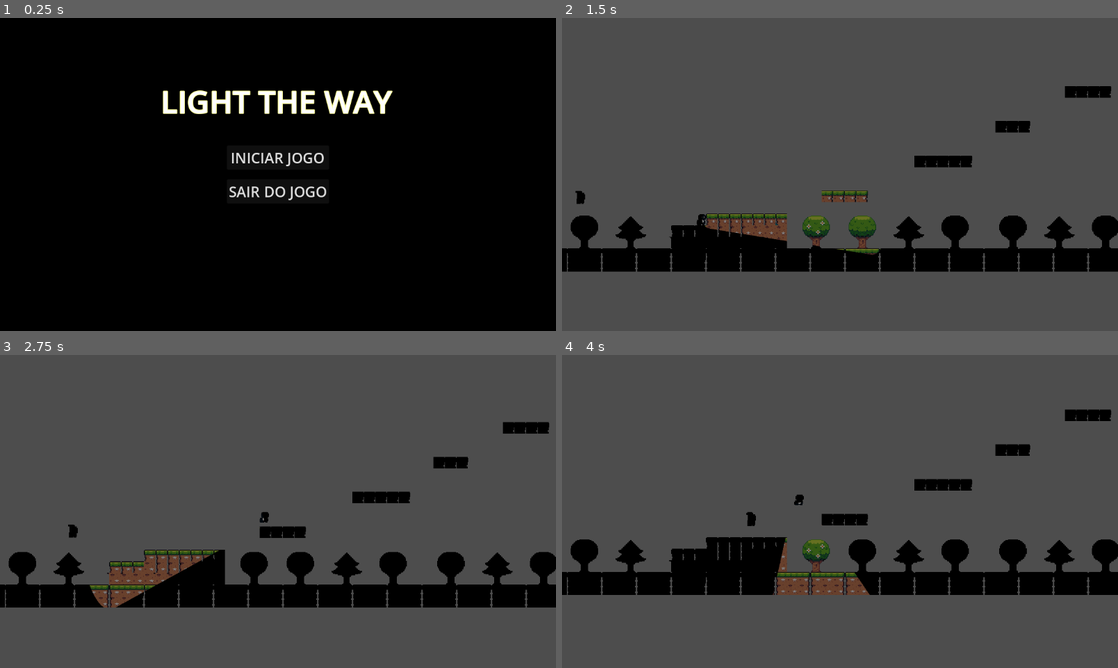
Above: before the commit, frames 1-4 (two rows, left to right).
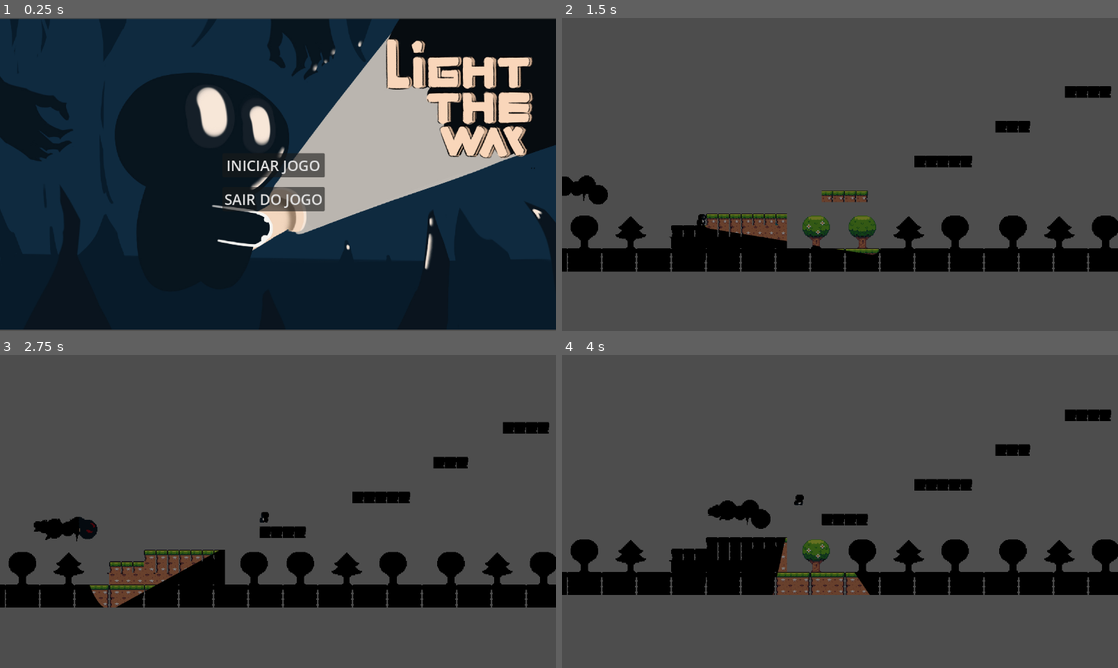
Above: after the commit, the same moments.

Repository: Jeferson7770/Jogo-Ebac
Game: Godot game, scene res://Cenas/control.tscn
The game is run twice, just before and just after one commit, with the same random seed, the same clock (stepped at 60 frames per second) and the same inputs. The engine's default icon, where the game draws it, is replaced by a stand-in: a white triangle on a blue panel in a dark square.
Inputs (mouse positions are in pixels of both pictures, inside the frame that each line leads up to):
- Up to frame 1 (0.25 s): no input
- Up to frame 2 (1.5 s): click "INICIAR JOGO" at 0.5 s; tap Enter (ui_accept) at 1.25 s; move the mouse to (962, 158) at 1.27 s; hold Right (ui_right) from 1.28 s (still down)
- Up to frame 3 (2.75 s): keep holding Right (ui_right); tap Enter (ui_accept) at 1.52, 2.27 s; move the mouse to (166, 527) at 2.02 s
- Up to frame 4 (4 s): move the mouse to (895, 442) at 2.77 s; release Right (ui_right) at 2.78 s; hold Left (ui_left) 2.78-3.53 s; move the mouse to (812, 574) at 3.52 s; hold Right (ui_right) from 3.53 s (still down); tap Enter (ui_accept) at 3.77 s

The runs differ from the first frame. In frame 1, 93% of the frame differs, in the area x 0-100%, y 0-100%; in frame 2, 0.5%; in frame 3, 0.6%; in frame 4, 0.6%.

Commit message:
Enemy test
Corrigido bug de matar o player
Adicionados sprites para os dois inimigos
Iniciados testes de jogabilidade

Diff:
--- a/Cenas/control.tscn
+++ b/Cenas/control.tscn
@@ -1,6 +1,7 @@
-[gd_scene load_steps=3 format=3 uid="uid://e86lmo70nfay"]
+[gd_scene load_steps=4 format=3 uid="uid://e86lmo70nfay"]
 
 [ext_resource type="Script" uid="uid://kllfyyxrrjly" path="res://Scripts/Controlers/control.gd" id="1_crttf"]
+[ext_resource type="Texture2D" uid="uid://d1s7as1giyoeu" path="res://Assets/Gus Assets/capa_copiar.jpg" id="2_crttf"]
 
 [sub_resource type="LabelSettings" id="LabelSettings_62e2m"]
 font_size = 64
@@ -17,6 +18,7 @@
 script = ExtResource("1_crttf")
 
 [node name="ColorRect" type="ColorRect" parent="."]
+visible = false
 layout_mode = 1
 anchors_preset = 15
 anchor_right = 1.0
@@ -26,6 +28,7 @@
 color = Color(0, 0, 0, 1)
 
 [node name="Label" type="Label" parent="."]
+visible = false
 layout_mode = 1
 anchors_preset = 5
 anchor_left = 0.5
@@ -47,10 +50,10 @@
 anchor_top = 0.5
 anchor_right = 0.5
 anchor_bottom = 0.5
-offset_left = -20.0
-offset_top = -20.0
-offset_right = 20.0
-offset_bottom = 20.0
+offset_left = -115.0
+offset_top = -44.0
+offset_right = 97.0
+offset_bottom = 76.0
 grow_horizontal = 2
 grow_vertical = 2
 theme_override_constants/separation = 20
@@ -65,5 +68,11 @@
 theme_override_font_sizes/font_size = 30
 text = "SAIR DO JOGO"
 
+[node name="Sprite2D" type="Sprite2D" parent="."]
+z_index = -1
+position = Vector2(576, 323.5)
+scale = Vector2(0.6, 0.59537)
+texture = ExtResource("2_crttf")
+
 [connection signal="pressed" from="VBoxContainer/Start" to="." method="_on_start_pressed"]
 [connection signal="pressed" from="VBoxContainer/Exit" to="." method="_on_exit_pressed"]
--- a/Prefabs/Actors/enemy.tscn
+++ b/Prefabs/Actors/enemy.tscn
@@ -1,69 +1,67 @@
-[gd_scene load_steps=21 format=3 uid="uid://y23bojg81drf"]
+[gd_scene load_steps=18 format=3 uid="uid://y23bojg81drf"]
 
 [ext_resource type="Script" uid="uid://c7mlp1dp4x2jp" path="res://Scripts/enemy.gd" id="1_qi2p4"]
-[ext_resource type="Texture2D" uid="uid://djjblc7t784cy" path="res://Assets/Assets_andre/Brachys Assets/brackeys_platformer_assets/sprites/knight.png" id="2_qa73o"]
+[ext_resource type="Texture2D" uid="uid://cvneut44m23dq" path="res://Assets/Enemies/Enemy01.png" id="2_qa73o"]
 
-[sub_resource type="CircleShape2D" id="CircleShape2D_qa73o"]
-radius = 9.21954
-
-[sub_resource type="AtlasTexture" id="AtlasTexture_dgb40"]
-atlas = ExtResource("2_qa73o")
-region = Rect2(0, 0, 32, 32)
+[sub_resource type="CapsuleShape2D" id="CapsuleShape2D_dgb40"]
+radius = 15.998
+height = 97.9879
 
 [sub_resource type="AtlasTexture" id="AtlasTexture_rs2v7"]
 atlas = ExtResource("2_qa73o")
-region = Rect2(32, 0, 32, 32)
+region = Rect2(0, 0, 144, 96)
 
 [sub_resource type="AtlasTexture" id="AtlasTexture_rbjol"]
 atlas = ExtResource("2_qa73o")
-region = Rect2(64, 0, 32, 32)
+region = Rect2(144, 0, 144, 96)
 
 [sub_resource type="AtlasTexture" id="AtlasTexture_1l58u"]
 atlas = ExtResource("2_qa73o")
-region = Rect2(96, 0, 32, 32)
+region = Rect2(288, 0, 144, 96)
 
-[sub_resource type="AtlasTexture" id="AtlasTexture_n0g06"]
-region = Rect2(0, 0, 64, 32)
+[sub_resource type="AtlasTexture" id="AtlasTexture_vkjg7"]
+atlas = ExtResource("2_qa73o")
+region = Rect2(432, 0, 144, 96)
 
-[sub_resource type="AtlasTexture" id="AtlasTexture_ar8e5"]
-region = Rect2(64, 0, 64, 32)
+[sub_resource type="AtlasTexture" id="AtlasTexture_0eaph"]
+atlas = ExtResource("2_qa73o")
+region = Rect2(576, 0, 144, 96)
 
-[sub_resource type="AtlasTexture" id="AtlasTexture_doop2"]
-region = Rect2(128, 0, 64, 32)
+[sub_resource type="AtlasTexture" id="AtlasTexture_v5oti"]
+atlas = ExtResource("2_qa73o")
+region = Rect2(720, 0, 144, 96)
 
-[sub_resource type="AtlasTexture" id="AtlasTexture_5hcft"]
-region = Rect2(192, 0, 64, 32)
+[sub_resource type="AtlasTexture" id="AtlasTexture_6qxyk"]
+atlas = ExtResource("2_qa73o")
+region = Rect2(864, 0, 144, 96)
 
-[sub_resource type="AtlasTexture" id="AtlasTexture_nnovl"]
-region = Rect2(256, 0, 64, 32)
+[sub_resource type="AtlasTexture" id="AtlasTexture_qs7p4"]
+atlas = ExtResource("2_qa73o")
+region = Rect2(1008, 0, 144, 96)
 
-[sub_resource type="AtlasTexture" id="AtlasTexture_jmwgi"]
-region = Rect2(320, 0, 64, 32)
+[sub_resource type="AtlasTexture" id="AtlasTexture_rtmtk"]
+atlas = ExtResource("2_qa73o")
+region = Rect2(1152, 0, 144, 96)
 
-[sub_resource type="AtlasTexture" id="AtlasTexture_g2u8i"]
-region = Rect2(384, 0, 64, 32)
+[sub_resource type="AtlasTexture" id="AtlasTexture_luhcj"]
+atlas = ExtResource("2_qa73o")
+region = Rect2(1296, 0, 144, 96)
 
-[sub_resource type="AtlasTexture" id="AtlasTexture_otto8"]
-region = Rect2(448, 0, 64, 32)
+[sub_resource type="AtlasTexture" id="AtlasTexture_85g53"]
+atlas = ExtResource("2_qa73o")
+region = Rect2(1440, 0, 144, 96)
 
-[sub_resource type="AtlasTexture" id="AtlasTexture_8q82m"]
-region = Rect2(512, 0, 64, 32)
+[sub_resource type="AtlasTexture" id="AtlasTexture_o3nsx"]
+atlas = ExtResource("2_qa73o")
+region = Rect2(1584, 0, 144, 96)
 
-[sub_resource type="AtlasTexture" id="AtlasTexture_epc7x"]
-region = Rect2(576, 0, 64, 32)
-
-[sub_resource type="AtlasTexture" id="AtlasTexture_o7rgc"]
-region = Rect2(640, 0, 64, 32)
-
-[sub_resource type="AtlasTexture" id="AtlasTexture_kdav3"]
-region = Rect2(704, 0, 64, 32)
+[sub_resource type="AtlasTexture" id="AtlasTexture_84em2"]
+atlas = ExtResource("2_qa73o")
+region = Rect2(1728, 0, 144, 96)
 
 [sub_resource type="SpriteFrames" id="SpriteFrames_jpbtr"]
 animations = [{
 "frames": [{
-"duration": 1.0,
-"texture": SubResource("AtlasTexture_dgb40")
-}, {
 "duration": 1.0,
 "texture": SubResource("AtlasTexture_rs2v7")
 }, {
@@ -72,48 +70,42 @@
 }, {
 "duration": 1.0,
 "texture": SubResource("AtlasTexture_1l58u")
+}, {
+"duration": 1.0,
+"texture": SubResource("AtlasTexture_vkjg7")
+}, {
+"duration": 1.0,
+"texture": SubResource("AtlasTexture_0eaph")
+}, {
+"duration": 1.0,
+"texture": SubResource("AtlasTexture_v5oti")
+}, {
+"duration": 1.0,
+"texture": SubResource("AtlasTexture_6qxyk")
+}, {
+"duration": 1.0,
+"texture": SubResource("AtlasTexture_qs7p4")
+}, {
+"duration": 1.0,
+"texture": SubResource("AtlasTexture_rtmtk")
+}, {
+"duration": 1.0,
+"texture": SubResource("AtlasTexture_luhcj")
+}, {
+"duration": 1.0,
+"texture": SubResource("AtlasTexture_85g53")
+}, {
+"duration": 1.0,
+"texture": SubResource("AtlasTexture_o3nsx")
+}, {
+"duration": 1.0,
+"texture": SubResource("AtlasTexture_84em2")
 }],
 "loop": true,
 "name": &"idle",
 "speed": 6.0
 }, {
-"frames": [{
-"duration": 1.0,
-"texture": SubResource("AtlasTexture_n0g06")
-}, {
-"duration": 1.0,
-"texture": SubResource("AtlasTexture_ar8e5")
-}, {
-"duration": 1.0,
-"texture": SubResource("AtlasTexture_doop2")
-}, {
-"duration": 1.0,
-"texture": SubResource("AtlasTexture_5hcft")
-}, {
-"duration": 1.0,
-"texture": SubResource("AtlasTexture_nnovl")
-}, {
-"duration": 1.0,
-"texture": SubResource("AtlasTexture_jmwgi")
-}, {
-"duration": 1.0,
-"texture": SubResource("AtlasTexture_g2u8i")
-}, {
-"duration": 1.0,
-"texture": SubResource("AtlasTexture_otto8")
-}, {
-"duration": 1.0,
-"texture": SubResource("AtlasTexture_8q82m")
-}, {
-"duration": 1.0,
-"texture": SubResource("AtlasTexture_epc7x")
-}, {
-"duration": 1.0,
-"texture": SubResource("AtlasTexture_o7rgc")
-}, {
-"duration": 1.0,
-"texture": SubResource("AtlasTexture_kdav3")
-}],
+"frames": [],
 "loop": true,
 "name": &"run",
 "speed": 8.0
@@ -125,11 +117,11 @@
 script = ExtResource("1_qi2p4")
 
 [node name="CollisionShape2D" type="CollisionShape2D" parent="." groups=["Enemy"]]
-position = Vector2(3, 4)
-shape = SubResource("CircleShape2D_qa73o")
+rotation = 1.5708
+shape = SubResource("CapsuleShape2D_dgb40")
 
 [node name="AnimatedSprite2D" type="AnimatedSprite2D" parent="."]
-position = Vector2(4, -1)
+position = Vector2(-15, 8)
 sprite_frames = SubResource("SpriteFrames_jpbtr")
 animation = &"idle"
 autoplay = "idle"
@@ -139,5 +131,6 @@
 [node name="Gun" type="Node2D" parent="."]
 
 [node name="Wall_detector" type="RayCast2D" parent="."]
-position = Vector2(4, -3)
+z_index = 2
+position = Vector2(37, -13)
 target_position = Vector2(12, 2)
--- /dev/null
+++ b/Prefabs/Actors/enemy02.tscn
@@ -0,0 +1,122 @@
+[gd_scene load_steps=17 format=3 uid="uid://dytolgulx5u7e"]
+
+[ext_resource type="Script" uid="uid://c7mlp1dp4x2jp" path="res://Scripts/enemy.gd" id="1_ngbna"]
+[ext_resource type="Texture2D" uid="uid://dn5hbx6tqmbd1" path="res://Assets/Enemies/Enemy02_Idle.png" id="2_08ri4"]
+[ext_resource type="Texture2D" uid="uid://y0h33ybvjvlq" path="res://Assets/Enemies/Enemy02_Chasing.png" id="3_mxyi1"]
+
+[sub_resource type="CapsuleShape2D" id="CapsuleShape2D_b6vxp"]
+radius = 9.0
+height = 56.0
+
+[sub_resource type="AtlasTexture" id="AtlasTexture_2wdfm"]
+atlas = ExtResource("2_08ri4")
+region = Rect2(0, 0, 144, 96)
+
+[sub_resource type="AtlasTexture" id="AtlasTexture_tbyhy"]
+atlas = ExtResource("2_08ri4")
+region = Rect2(144, 0, 144, 96)
+
+[sub_resource type="AtlasTexture" id="AtlasTexture_7qpmt"]
+atlas = ExtResource("2_08ri4")
+region = Rect2(288, 0, 144, 96)
+
+[sub_resource type="AtlasTexture" id="AtlasTexture_n3oog"]
+atlas = ExtResource("2_08ri4")
+region = Rect2(432, 0, 144, 96)
+
+[sub_resource type="AtlasTexture" id="AtlasTexture_8qhm3"]
+atlas = ExtResource("2_08ri4")
+region = Rect2(576, 0, 144, 96)
+
+[sub_resource type="AtlasTexture" id="AtlasTexture_1ss2q"]
+atlas = ExtResource("3_mxyi1")
+region = Rect2(0, 0, 32, 32)
+
+[sub_resource type="AtlasTexture" id="AtlasTexture_eg2ia"]
+atlas = ExtResource("3_mxyi1")
+region = Rect2(32, 0, 32, 32)
+
+[sub_resource type="AtlasTexture" id="AtlasTexture_wue7e"]
+atlas = ExtResource("3_mxyi1")
+region = Rect2(64, 0, 32, 32)
+
+[sub_resource type="AtlasTexture" id="AtlasTexture_lcwwx"]
+atlas = ExtResource("3_mxyi1")
+region = Rect2(96, 0, 32, 32)
+
+[sub_resource type="AtlasTexture" id="AtlasTexture_e08jc"]
+atlas = ExtResource("3_mxyi1")
+region = Rect2(128, 0, 32, 32)
+
+[sub_resource type="AtlasTexture" id="AtlasTexture_7e2yc"]
+atlas = ExtResource("3_mxyi1")
+region = Rect2(160, 0, 32, 32)
+
+[sub_resource type="SpriteFrames" id="SpriteFrames_jpbtr"]
+animations = [{
+"frames": [{
+"duration": 1.0,
+"texture": SubResource("AtlasTexture_2wdfm")
+}, {
+"duration": 1.0,
+"texture": SubResource("AtlasTexture_tbyhy")
+}, {
+"duration": 1.0,
+"texture": SubResource("AtlasTexture_7qpmt")
+}, {
+"duration": 1.0,
+"texture": SubResource("AtlasTexture_n3oog")
+}, {
+"duration": 1.0,
+"texture": SubResource("AtlasTexture_8qhm3")
+}],
+"loop": true,
+"name": &"idle",
+"speed": 6.0
+}, {
+"frames": [{
+"duration": 1.0,
+"texture": SubResource("AtlasTexture_1ss2q")
+}, {
+"duration": 1.0,
+"texture": SubResource("AtlasTexture_eg2ia")
+}, {
+"duration": 1.0,
+"texture": SubResource("AtlasTexture_wue7e")
+}, {
+"duration": 1.0,
+"texture": SubResource("AtlasTexture_lcwwx")
+}, {
+"duration": 1.0,
+"texture": SubResource("AtlasTexture_e08jc")
+}, {
+"duration": 1.0,
+"texture": SubResource("AtlasTexture_7e2yc")
+}],
+"loop": true,
+"name": &"run",
+"speed": 9.0
+}]
+
+[node name="Enemy" type="CharacterBody2D" groups=["Enemy"]]
+collision_layer = 5
+collision_mask = 5
+script = ExtResource("1_ngbna")
+
+[node name="CollisionShape2D" type="CollisionShape2D" parent="." groups=["Enemy"]]
+position = Vector2(-1, 4)
+shape = SubResource("CapsuleShape2D_b6vxp")
+
+[node name="AnimatedSprite2D" type="AnimatedSprite2D" parent="."]
+position = Vector2(3, 5)
+sprite_frames = SubResource("SpriteFrames_jpbtr")
+animation = &"run"
+autoplay = "idle"
+
+[node name="NavigationAgent2D" type="NavigationAgent2D" parent="."]
+
+[node name="Gun" type="Node2D" parent="."]
+
+[node name="Wall_detector" type="RayCast2D" parent="."]
+position = Vector2(4, -3)
+target_position = Vector2(12, 2)
--- a/Prefabs/Actors/player.tscn
+++ b/Prefabs/Actors/player.tscn
@@ -55,7 +55,7 @@
 }]
 
 [sub_resource type="RectangleShape2D" id="RectangleShape2D_esgq3"]
-size = Vector2(13, 15)
+size = Vector2(15, 17)
 
 [node name="player" type="CharacterBody2D" groups=["player"]]
 z_index = 5
--- a/Prefabs/Lanterna/Luz_Lanterna.tscn
+++ b/Prefabs/Lanterna/Luz_Lanterna.tscn
@@ -1,26 +1,11 @@
-[gd_scene load_steps=6 format=3 uid="uid://cdfi73qvj1lxy"]
+[gd_scene load_steps=5 format=3 uid="uid://cdfi73qvj1lxy"]
 
 [ext_resource type="Texture2D" uid="uid://s8rbgty0ybj6" path="res://Assets/Lights/Light_Cone.png" id="1_b4kro"]
 [ext_resource type="Script" uid="uid://u7kn62gjve1f" path="res://Scripts/Lanterna/lookAtMouse.gd" id="1_xfd2m"]
 [ext_resource type="Script" uid="uid://c8wff4dn8wrug" path="res://Scripts/Lanterna/lantern.gd" id="2_bmowh"]
-[ext_resource type="Texture2D" uid="uid://djsnxbj727bof" path="res://icon.svg" id="2_s4eqj"]
 [ext_resource type="Texture2D" uid="uid://c6220lr2rbnhe" path="res://Assets/Gus Assets/lanterna-Sheet.png" id="3_6ay32"]
 
 [node name="Lanterna" type="Node2D"]
-
-[node name="background_editor" type="Sprite2D" parent="."]
-visible = false
-position = Vector2(-879, -789)
-scale = Vector2(25.4141, 17.2363)
-texture = ExtResource("2_s4eqj")
-
-[node name="CanvasModulate" type="CanvasModulate" parent="."]
-visible = false
-color = Color(0, 0, 0, 1)
-
-[node name="Camera2D" type="Camera2D" parent="."]
-visible = false
-zoom = Vector2(30, 30)
 
 [node name="Sprite_Lanterna" type="Sprite2D" parent="."]
 position = Vector2(2, 0)
--- /dev/null
+++ b/Prefabs/shine.tscn
@@ -0,0 +1,57 @@
+[gd_scene load_steps=9 format=3 uid="uid://b5jt0iciychm1"]
+
+[ext_resource type="Texture2D" uid="uid://si1sxk7rh3op" path="res://Assets/Gus Assets/cristal-Sheet.png" id="1_efj5c"]
+
+[sub_resource type="CircleShape2D" id="CircleShape2D_5eb8j"]
+radius = 11.0454
+
+[sub_resource type="AtlasTexture" id="AtlasTexture_7h8js"]
+atlas = ExtResource("1_efj5c")
+region = Rect2(0, 0, 32, 32)
+
+[sub_resource type="AtlasTexture" id="AtlasTexture_dyfge"]
+atlas = ExtResource("1_efj5c")
+region = Rect2(32, 0, 32, 32)
+
+[sub_resource type="AtlasTexture" id="AtlasTexture_1byam"]
+atlas = ExtResource("1_efj5c")
+region = Rect2(64, 0, 32, 32)
+
+[sub_resource type="AtlasTexture" id="AtlasTexture_4euj7"]
+atlas = ExtResource("1_efj5c")
+region = Rect2(96, 0, 32, 32)
+
+[sub_resource type="AtlasTexture" id="AtlasTexture_sdwoh"]
+atlas = ExtResource("1_efj5c")
+region = Rect2(128, 0, 32, 32)
+
+[sub_resource type="SpriteFrames" id="SpriteFrames_g5111"]
+animations = [{
+"frames": [{
+"duration": 1.0,
+"texture": SubResource("AtlasTexture_7h8js")
+}, {
+"duration": 1.0,
+"texture": SubResource("AtlasTexture_dyfge")
+}, {
+"duration": 1.0,
+"texture": SubResource("AtlasTexture_1byam")
+}, {
+"duration": 1.0,
+"texture": SubResource("AtlasTexture_4euj7")
+}, {
+"duration": 1.0,
+"texture": SubResource("AtlasTexture_sdwoh")
+}],
+"loop": true,
+"name": &"default",
+"speed": 5.0
+}]
+
+[node name="Shine" type="Area2D"]
+
+[node name="CollisionShape2D" type="CollisionShape2D" parent="."]
+shape = SubResource("CircleShape2D_5eb8j")
+
+[node name="AnimatedSprite2D" type="AnimatedSprite2D" parent="."]
+sprite_frames = SubResource("SpriteFrames_g5111")
Binary file added: Assets/Gus Assets/capa_copiar.jpg
Not shown, added: Assets/Gus Assets/capa_copiar.jpg.import
